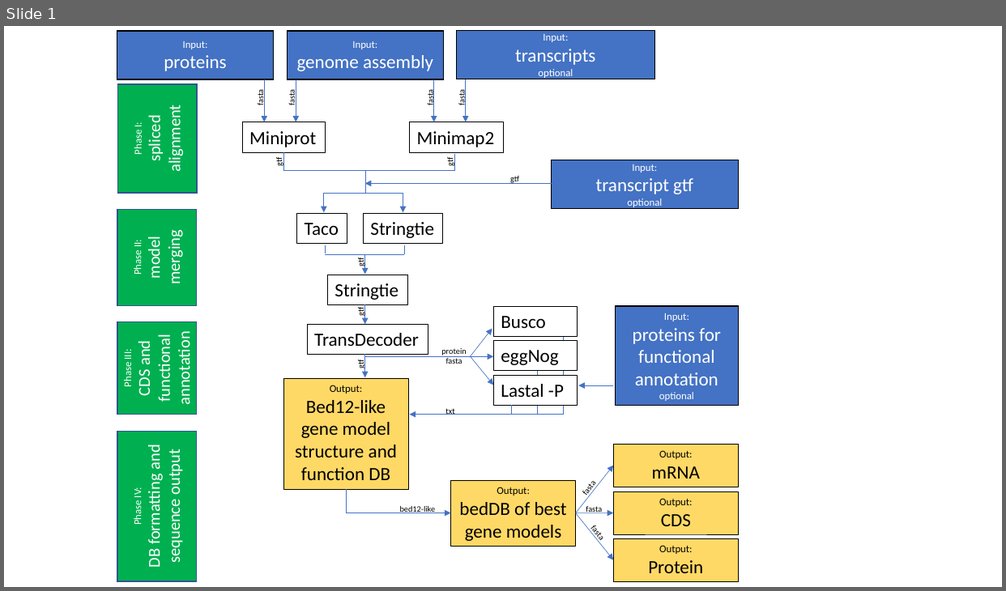
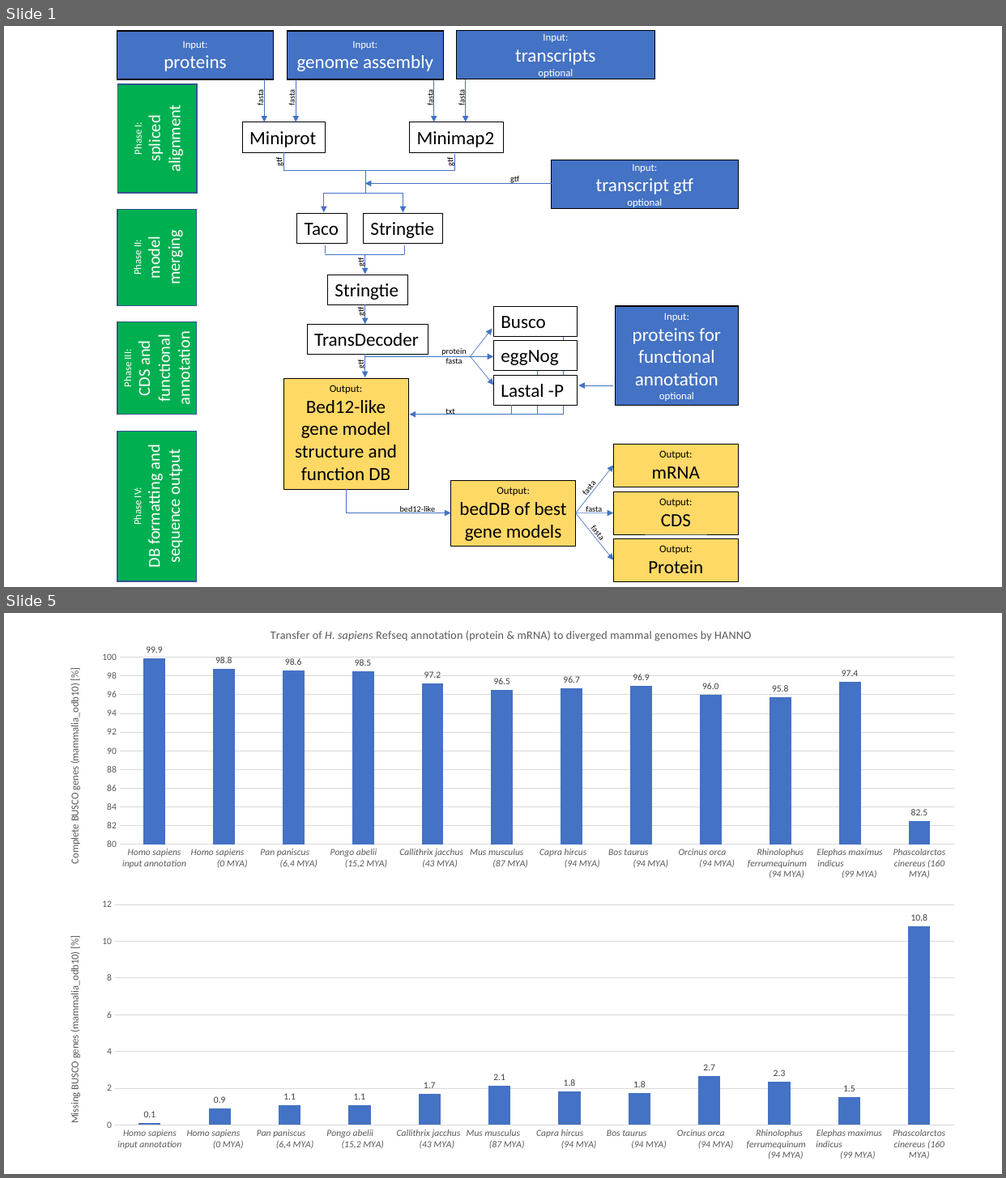
Before and after one commit to HMPNK/HANNO, a slide deck: HANNO-flow.pptx. Shown one above the other, each under a label of ours: slide 1 before the commit, slides 1 and 5 after it; the slides between them are not shown. The pictures are 1006x591 and 1006x1178 pixels, drawn with LibreOffice and Linux fonts; fonts in the diff are those of the drawing. Boxes give left, top, right and bottom in pixels: in the first picture for what was removed or moved away, otherwise in the second. Text is boxed around its words. In the diff, an @@ line names an element or a change of style, - is before the commit and + after.

```diff
--- a/HANNO-flow.pptx
+++ b/HANNO-flow.pptx
@@ slide 5 added at [4, 613, 1002, 1174], background #FFFFFF @@
@@ column chart added at [53, 616, 973, 885] @@
+title "Transfer of H. sapiens Refseq annotation (protein & mRNA) to diverged mammal genomes by HANNO  "
+categories: Homo sapiens input annotation, Homo sapiens               (0 MYA), Pan paniscus              (6,4 MYA), Pongo abelii             (15,2 MYA), Callithrix jacchus         (43 MYA), Mus musculus              (87 MYA), Capra hircus                   (94 MYA), Bos taurus                      (94 MYA), Orcinus orca               (94 MYA), Rhinolophus ferrumequinum          (94 MYA), Elephas maximus indicus                            (99 MYA), Phascolarctos cinereus (160 MYA)
+Series 1: 99.9, 98.8, 98.6, 98.5, 97.2, 96.5, 96.7, 96.9, 96, 95.8, 97.4, 82.5
@@ column chart added at [53, 894, 973, 1167] @@
+categories: Homo sapiens input annotation, Homo sapiens               (0 MYA), Pan paniscus              (6,4 MYA), Pongo abelii             (15,2 MYA), Callithrix jacchus         (43 MYA), Mus musculus              (87 MYA), Capra hircus                   (94 MYA), Bos taurus                      (94 MYA), Orcinus orca               (94 MYA), Rhinolophus ferrumequinum          (94 MYA), Elephas maximus indicus                            (99 MYA), Phascolarctos cinereus (160 MYA)
+Series 1: 0.1, 0.9, 1.1, 1.1, 1.7, 2.1, 1.8, 1.8, 2.7, 2.3, 1.5, 10.8
```
Also in this commit, not shown: 3 other slides added, 1 slide removed, 2 other files.
